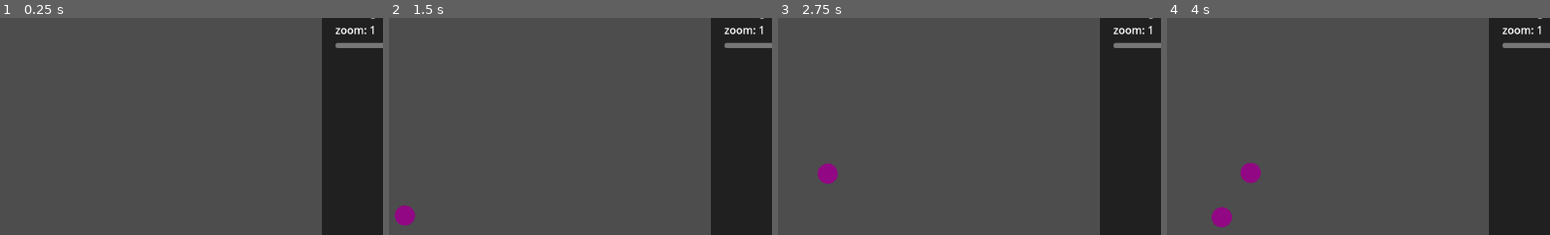
Above: before the commit, frames 1-4 (left to right).
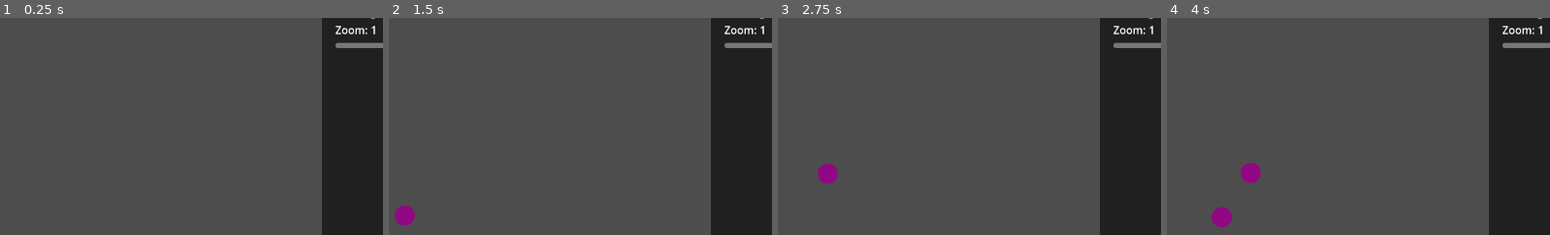
Above: after the commit, the same moments.

Repository: cuboktahedron/Juggor
Game: Godot game, scene res://scenes/game.tscn
The game is run twice, just before and just after one commit, with the same random seed, the same clock (stepped at 60 frames per second) and the same inputs.
Inputs:
- Up to frame 1 (0.25 s): no input
- Up to frame 2 (1.5 s): hold F (lh_right) 0.53-1.28 s; tap Z (lh_throw) at 0.6 s; hold D (lh_down) from 1.28 s (still down); tap X (rh_throw) at 1.35 s
- Up to frame 3 (2.75 s): release D (lh_down) at 2.03 s; hold F (lh_right) from 2.03 s (still down); tap Z (lh_throw) at 2.1 s
- Up to frame 4 (4 s): release F (lh_right) at 2.78 s; hold E (lh_up) 2.78-3.53 s; tap X (rh_throw) at 2.85 s; hold S (lh_left) from 3.53 s (still down); tap Z (lh_throw) at 3.6 s
The pictures show only the part of the screen within x 33-83%, y 21-71%; the shares and areas given below are measured in that part.

The runs differ from the first frame. In frame 1, 0.2% of the frame differs, in the area x 87-98%, y 3-8%; in frame 2, 0.2%; in frame 3, 0.2%; in frame 4, 0.2%.

Commit message:
Support synchronous throw

Diff:
--- a/scenes/game.tscn
+++ b/scenes/game.tscn
@@ -87,6 +87,80 @@
 text = "Zoom: 1"
 
 [node name="HSlider" type="HSlider" parent="ControlLayer/ControlPanel/Margin/VBox/Zoom"]
+layout_mode = 2
+min_value = 0.01
+max_value = 1.0
+step = 0.01
+value = 1.0
+
+[node name="ControlPanel2" type="Panel" parent="ControlLayer"]
+custom_minimum_size = Vector2(300, 0)
+anchors_preset = 15
+anchor_right = 1.0
+anchor_bottom = 1.0
+offset_left = 852.0
+offset_top = 32.0
+offset_bottom = 4.0
+grow_horizontal = 2
+grow_vertical = 2
+theme_override_styles/panel = SubResource("StyleBoxFlat_3k44b")
+script = ExtResource("2_dytvp")
+
+[node name="Margin" type="MarginContainer" parent="ControlLayer/ControlPanel2"]
+layout_mode = 1
+anchors_preset = 15
+anchor_right = 1.0
+anchor_bottom = 1.0
+grow_horizontal = 2
+grow_vertical = 2
+size_flags_vertical = 4
+theme_override_constants/margin_left = 20
+theme_override_constants/margin_top = 20
+theme_override_constants/margin_right = 20
+theme_override_constants/margin_bottom = 20
+
+[node name="VBox" type="VBoxContainer" parent="ControlLayer/ControlPanel2/Margin"]
+layout_mode = 2
+
+[node name="Gravity" type="VBoxContainer" parent="ControlLayer/ControlPanel2/Margin/VBox"]
+layout_mode = 2
+size_flags_vertical = 0
+
+[node name="Label" type="Label" parent="ControlLayer/ControlPanel2/Margin/VBox/Gravity"]
+layout_mode = 2
+text = "Gravity: 1"
+
+[node name="HSlider" type="HSlider" parent="ControlLayer/ControlPanel2/Margin/VBox/Gravity"]
+layout_mode = 2
+min_value = 0.25
+max_value = 4.0
+step = 0.25
+value = 1.0
+
+[node name="Time" type="VBoxContainer" parent="ControlLayer/ControlPanel2/Margin/VBox"]
+layout_mode = 2
+size_flags_vertical = 0
+
+[node name="Label" type="Label" parent="ControlLayer/ControlPanel2/Margin/VBox/Time"]
+layout_mode = 2
+text = "Time: 1"
+
+[node name="HSlider" type="HSlider" parent="ControlLayer/ControlPanel2/Margin/VBox/Time"]
+layout_mode = 2
+min_value = 0.25
+max_value = 4.0
+step = 0.25
+value = 1.0
+
+[node name="Zoom" type="VBoxContainer" parent="ControlLayer/ControlPanel2/Margin/VBox"]
+layout_mode = 2
+size_flags_vertical = 0
+
+[node name="Label" type="Label" parent="ControlLayer/ControlPanel2/Margin/VBox/Zoom"]
+layout_mode = 2
+text = "Zoom: 1"
+
+[node name="HSlider" type="HSlider" parent="ControlLayer/ControlPanel2/Margin/VBox/Zoom"]
 layout_mode = 2
 min_value = 0.01
 max_value = 1.0
@@ -216,6 +290,12 @@
 [connection signal="value_changed" from="ControlLayer/ControlPanel/Margin/VBox/Gravity/HSlider" to="ControlLayer/ControlPanel" method="_on_gravity_changed"]
 [connection signal="value_changed" from="ControlLayer/ControlPanel/Margin/VBox/Time/HSlider" to="ControlLayer/ControlPanel" method="_on_time_changed"]
 [connection signal="value_changed" from="ControlLayer/ControlPanel/Margin/VBox/Zoom/HSlider" to="ControlLayer/ControlPanel" method="_on_zoom_changed"]
+[connection signal="gravity_changed" from="ControlLayer/ControlPanel2" to="." method="_on_control_panel_gravity_changed"]
+[connection signal="time_changed" from="ControlLayer/ControlPanel2" to="." method="_on_control_panel_time_changed"]
+[connection signal="zoom_changed" from="ControlLayer/ControlPanel2" to="." method="_on_control_panel_zoom_changed"]
+[connection signal="value_changed" from="ControlLayer/ControlPanel2/Margin/VBox/Gravity/HSlider" to="ControlLayer/ControlPanel2" method="_on_gravity_changed"]
+[connection signal="value_changed" from="ControlLayer/ControlPanel2/Margin/VBox/Time/HSlider" to="ControlLayer/ControlPanel2" method="_on_time_changed"]
+[connection signal="value_changed" from="ControlLayer/ControlPanel2/Margin/VBox/Zoom/HSlider" to="ControlLayer/ControlPanel2" method="_on_zoom_changed"]
 [connection signal="id_pressed" from="ControlLayer/MenuBackground/MenuBar/File" to="ControlLayer/MenuBackground/MenuBar/File" method="_on_id_pressed"]
 [connection signal="change_pattern" from="ControlLayer/MenuBackground/MenuBar/Patterns" to="." method="_on_patterns_change_pattern"]
 [connection signal="change_pattern_toggled" from="ControlLayer/MenuBackground/MenuBar/Patterns" to="ControlLayer/ChangePatternForm" method="_on_patterns_change_pattern_toggled"]
--- a/scripts/change_pattern_form.gd
+++ b/scripts/change_pattern_form.gd
@@ -16,7 +16,7 @@
 
 func _submit(_siteswap: String):
 	var sp := SiteswapPattern.parse(_siteswap)
-	if sp.is_valid():
+	if sp != null and sp.is_valid():
 		change_pattern.emit(sp)
 		_hide_form()
 	else:
--- a/scripts/play_field.gd
+++ b/scripts/play_field.gd
@@ -165,14 +165,11 @@
 
 
 func _calculate_zoom(sp: SiteswapPattern):
-	var max_pattern = 0
-	for pattern in sp.patterns:
-		max_pattern = max(max_pattern, pattern.height)
-
-	if max_pattern <= 2:
+	var max_height = sp.max_height()
+	if max_height <= 2:
 		return 1
 
-	var base_time = max_pattern - 0.5
+	var base_time = max_height - 0.5
 	var actual_time = base_time * env.tempo
 	var v0 = (-0.5 * env.gravity * actual_time ** 2) / actual_time
 	var t_hmax = -v0 / env.gravity
--- /dev/null
+++ b/scripts/siteswap/siteswap_factor.gd
@@ -0,0 +1,23 @@
+class_name SiteswapFactor
+
+var _ss_height: SiteswapHeight
+
+var height:
+	get: return _ss_height.height
+
+
+func _init(height: SiteswapHeight):
+	_ss_height = height
+
+
+static func parse(context: SiteswapParseContext) -> SiteswapFactor:
+	var c = context.peek()
+
+	var height = SiteswapHeight.parse(context)
+	if height == null:
+		return null
+	return SiteswapFactor.new(height)
+
+
+func label():
+	return _ss_height.label()
--- /dev/null
+++ b/scripts/siteswap/siteswap_height.gd
@@ -0,0 +1,30 @@
+class_name SiteswapHeight
+
+var height: int
+
+
+func _init(height: int):
+	self.height = height
+
+
+static func parse(context: SiteswapParseContext) -> SiteswapHeight:
+	var c = context.peek()
+
+	var height := 0
+
+	if ("A" <= c and c <= "Z"):
+		height = c.unicode_at(0) - "A".unicode_at(0) + 10
+	elif "0" <= c and c <= "9":
+		height = c.unicode_at(0) - "0".unicode_at(0)
+	else:
+		return null
+
+	context.next()
+	return SiteswapHeight.new(height)
+
+
+func label() -> String:
+	if height <= 9:
+		return str(height)
+	else:
+		return String.chr("A".unicode_at(0) + height - 10)
--- /dev/null
+++ b/scripts/siteswap/siteswap_parse_context.gd
@@ -0,0 +1,27 @@
+class_name SiteswapParseContext
+
+var _siteswap: String
+var _current := 0
+
+func _init(siteswap: String):
+	self._siteswap = siteswap.replace(" ", "")
+
+
+func peek() -> String:
+	if is_eoc():
+		return ""
+
+	return _siteswap[_current]
+
+
+func next() -> String:
+	if is_eoc():
+		return ""
+
+	var ret = _siteswap[_current]
+	_current += 1
+	return ret
+
+
+func is_eoc() -> bool:
+	return _current >= _siteswap.length()
--- /dev/null
+++ b/scripts/siteswap/siteswap_pattern.gd
@@ -0,0 +1,136 @@
+class_name SiteswapPattern
+
+var patterns := []
+var is_sync: bool
+
+# <pattern>      ::= <factor>+ | <sync_factor>+
+# <factor>       ::= <height> | "[" <height>+ "]"
+# <height>       ::= "0".."9" | "A".."z"
+# <sync_factor>> ::= "(" <sync_factor_factor> "," <sync_factor_factor ")"
+# <sync_factor_factor>
+#                ::= <sync_height>x? | "[" (<sync_height>x?)+ "]"
+# <sync_height>  ::= "2" | "4" .."8" | "A" | "C" .. "Y"
+
+func _init(patterns: Array, is_sync: bool):
+	self.patterns = patterns
+	self.is_sync = is_sync
+
+
+static func parse(siteswap: String) -> SiteswapPattern:
+	var context = SiteswapParseContext.new(siteswap)
+	if context.is_eoc():
+		return null
+
+	var is_sync := context.peek() == "("
+	var patterns := []
+	while !context.is_eoc():
+		if is_sync:
+			var factor := SiteswapSyncFactor.parse(context)
+			if factor == null:
+				return null
+			else:
+				patterns.push_back(factor)
+		else:
+			var factor := SiteswapFactor.parse(context)
+			if factor == null:
+				return null
+			else:
+				patterns.push_back(factor)
+
+	return SiteswapPattern.new(patterns, is_sync)
+
+
+func is_valid() -> bool:
+	if patterns.is_empty():
+		return false
+
+	if is_sync:
+		return _is_valid_sync()
+	else:
+		return _is_valid_async()
+
+
+func ball_num() -> int:
+	if !is_valid():
+		return 0
+
+	if is_sync:
+		return _ball_num_sync()
+	else:
+		return _ball_num_async()
+
+
+func label() -> String:
+	return "".join(patterns.map(func(pattern): return pattern.label()))
+
+
+func max_height() -> int:
+	if !is_valid():
+		return 0
+
+	var temp_heights = []
+	if is_sync:
+		for pattern in patterns:
+			temp_heights.push_back(pattern.height1)
+			temp_heights.push_back(pattern.height2)
+	else:
+		temp_heights = patterns.map(func(x): return x.height)
+
+	return temp_heights.max()
+
+
+func _is_valid_sync() -> bool:
+	var sum = 0
+	var temp_heights = []
+	for pattern in patterns:
+		sum += pattern.height1
+		sum += pattern.height2
+		temp_heights.push_back(pattern.height1)
+		temp_heights.push_back(pattern.height2)
+
+	if sum % (patterns.size() * 2) != 0:
+		return false
+
+	var size = temp_heights.size()
+	for i in range(0, size):
+		for j in  range(i + 1, size):
+			var a = (temp_heights[i] + i) % size
+			var b = (temp_heights[j] + j) % size
+			if a == b:
+				return false
+
+	return true
+
+
+func _ball_num_sync() -> int:
+	var sum = 0
+	for pattern in patterns:
+		sum += pattern.height1
+		sum += pattern.height2
+	return sum / (patterns.size() * 2)
+
+
+func _is_valid_async() -> bool:
+	var sum = 0
+	for pattern in patterns:
+		sum += pattern.height
+
+	if sum % patterns.size() != 0:
+		return false
+
+	var size = patterns.size()
+	for i in range(0, size):
+		for j in  range(i + 1, size):
+			var a = (patterns[i].height + i) % size
+			var b = (patterns[j].height + j) % size
+			if a == b:
+				return false
+
+	return true
+
+
+func _ball_num_async() -> int:
+	var sum = 0
+	for pattern in patterns:
+		sum += pattern.height
+	return sum / patterns.size()
--- /dev/null
+++ b/scripts/siteswap/siteswap_sync_factor.gd
@@ -0,0 +1,55 @@
+class_name SiteswapSyncFactor
+
+var _ss_height1: SiteswapSyncHeight
+var _ss_height2: SiteswapSyncHeight
+var is_cross1: bool
+var is_cross2: bool
+
+
+var height1:
+	get: return _ss_height1.height
+var height2:
+	get: return _ss_height2.height
+
+func _init(
+	height1: SiteswapSyncHeight,
+	is_cross1: bool,
+	height2: SiteswapSyncHeight,
+	is_cross2: bool):
+	self._ss_height1 = height1
+	self.is_cross1 = is_cross1
+	self._ss_height2 = height2
+	self.is_cross2 = is_cross2
+
+
+static func parse(context: SiteswapParseContext) -> SiteswapSyncFactor:
+	var c = context.peek()
+
+	if c == "(":
+		context.next()
+
+		var height1 = SiteswapSyncHeight.parse(context)
+		if height1 == null:
+			return null
+
+		if context.next() != ",":
+			return null
+
+		var height2 = SiteswapSyncHeight.parse(context)
+		if height2 == null:
+			return null
+
+		if context.next() != ")":
+			return  null
+
+		return SiteswapSyncFactor.new(
+			height1,
+			false,
+			height2,
+			false)
+	else:
+		return null
+
+
+func label():
+	return "(%s, %s)" % [_ss_height1.label(), _ss_height2.label()]
--- /dev/null
+++ b/scripts/siteswap/siteswap_sync_height.gd
@@ -0,0 +1,33 @@
+class_name SiteswapSyncHeight
+
+var height: int
+
+
+func _init(height: int):
+	self.height = height
+
+
+static func parse(context: SiteswapParseContext) -> SiteswapSyncHeight:
+	var c = context.peek()
+
+	var height := 0
+
+	if ("A" <= c and c <= "Z"):
+		height = c.unicode_at(0) - "A".unicode_at(0) + 10
+	elif "0" <= c and c <= "9":
+		height = c.unicode_at(0) - "0".unicode_at(0)
+	else:
+		return null
+
+	if height % 2 != 0:
+		return null
+
+	context.next()
+	return SiteswapSyncHeight.new(height)
+
+
+func label() -> String:
+	if height <= 9:
+		return str(height)
+	else:
+		return String.chr("A".unicode_at(0) + height - 10)
--- /dev/null
+++ b/scripts/siteswap/throw_data.gd
@@ -0,0 +1,9 @@
+class_name ThrowData
+
+var height: int
+var is_cross: bool
+
+
+func _init(height: int, is_cross: bool):
+	self.height = height
+	self.is_cross = is_cross
--- a/scripts/siteswap_factor.gd
+++ /dev/null
@@ -1,28 +0,0 @@
-class_name SiteswapFactor
-extends Node
-
-var pattern: String
-var height: int
-
-
-func _init(height: int):
-	self.height = height
-
-
-static func parse(context: String) -> SiteswapFactor:
-	var height := 0
-	if ("A" <= context and context <= "Z"):
-		height = context.unicode_at(0) - "A".unicode_at(0) + 10
-	elif "0" <= context and context <= "9":
-		height = context.unicode_at(0) - "0".unicode_at(0)
-	else:
-		return null
-
-	return SiteswapFactor.new(height)
-
-
-func label():
-	if height <= 9:
-		return str(height)
-	else:
-		return String.chr("A".unicode_at(0) + height - 10)
--- a/scripts/siteswap_pattern.gd
+++ /dev/null
@@ -1,62 +0,0 @@
-class_name SiteswapPattern
-extends Node
-
-var patterns := []
-
-# <pattern> ::= <factor>+
-# <factor>  ::= <term> | "(" <term>x? "," <term>x? ")"
-# <term>    ::= "0".."9" | "a".."z" | "A".."z"
-
-func _init(patterns: Array):
-	self.patterns = patterns
-
-
-static func parse(context: String) -> SiteswapPattern:
-	context = context.replace(" ", "").to_upper()
-
-	var patterns = []
-	for pattern in context.split(""):
-		if ("A" <= pattern and pattern <= "Z") or \
-			("0" <= pattern and pattern <= "9"):
-
-			patterns.push_back(SiteswapFactor.parse(pattern))
-		else:
-			return null
-
-	return SiteswapPattern.new(patterns)
-
-
-func is_valid() -> bool:
-	if patterns.is_empty():
-		return false
-
-	var sum = 0
-	for pattern in patterns:
-		sum += pattern.height
-
-	if sum % patterns.size() != 0:
-		return false
-
-	var size = patterns.size()
-	for i in range(0, size):
-		for j in  range(i + 1, size):
-			var a = (patterns[i].height + i) % size
-			var b = (patterns[j].height + j) % size
-			if a == b:
-				return false
-
-	return true
-
-
-func ball_num() -> int:
-	if !is_valid():
-		return 0
-
-	var sum = 0
-	for pattern in patterns:
-		sum += pattern.height
-	return sum / patterns.size()
-
-
-func label() -> String:
-	return "".join(patterns.map(func(pattern): return pattern.label()))
--- a/scripts/siteswap_txt.gd
+++ b/scripts/siteswap_txt.gd
@@ -11,12 +11,13 @@
 
 
 func _on_text_changed(new_text: String):
-	if _allowRegEx.search(new_text) == null:
-		var prev_caret_coumn = caret_column
-		text = _prev_text
-		caret_column = prev_caret_coumn - 1
-	else:
-		var prev_caret_column = caret_column
-		text = new_text.to_upper()
-		caret_column = prev_caret_column
-		_prev_text = text
+	pass
+#	if _allowRegEx.search(new_text) == null:
+#		var prev_caret_coumn = caret_column
+#		text = _prev_text
+#		caret_column = prev_caret_coumn - 1
+#	else:
+#		var prev_caret_column = caret_column
+#		text = new_text.to_upper()
+#		caret_column = prev_caret_column
+#		_prev_text = text
--- a/test/unit/test_siteswap_pattern.gd
+++ b/test/unit/siteswap/test_siteswap_pattern.gd
@@ -5,21 +5,24 @@
 	assert_true(SiteswapPattern.parse("0").is_valid())
 	assert_true(SiteswapPattern.parse("3").is_valid())
 	assert_true(SiteswapPattern.parse("Z").is_valid())
-	assert_true(SiteswapPattern.parse("a").is_valid())
-	assert_true(SiteswapPattern.parse("Z").is_valid())
 	assert_true(SiteswapPattern.parse("345").is_valid())
 	assert_true(SiteswapPattern.parse(" 3 4 5 ").is_valid())
-	assert_true(SiteswapPattern.parse("123456789abcdefghijklmnopqrstuvwxyz").is_valid())
+	assert_true(SiteswapPattern.parse("123456789ABCDEFGHIJKLMNOPQRSTUVWXYZ").is_valid())
+	assert_true(SiteswapPattern.parse("(2, 4)").is_valid())
+	assert_true(SiteswapPattern.parse("(2, 4)(2, 4)").is_valid())
 
 
 func test_parse_returns_null_if_parse_failed():
 	assert_null(SiteswapPattern.parse("$"))
+	assert_null(SiteswapPattern.parse("a"))
+	assert_null(SiteswapPattern.parse("(3, 3)"))
 
 
 func test_is_valid_returns_false_if_pattern_is_invalid():
 	assert_false(SiteswapPattern.parse("223").is_valid())
 	assert_false(SiteswapPattern.parse("54321").is_valid())
-	assert_false(SiteswapPattern.parse("123456789abcdefghijklmnopqrstuvwxy").is_valid())
+	assert_false(SiteswapPattern.parse("123456789ABCDEFGHIJKLMNOPQRSTUVWXY").is_valid())
+	assert_false(SiteswapPattern.parse("(2, 4)(4, 2)").is_valid())
 
 
 func test_ball_num_returns_ball_num_of_pattern_if_pattern_is_valid():
@@ -27,13 +30,25 @@
 	assert_eq(SiteswapPattern.parse("3").ball_num(), 3)
 	assert_eq(SiteswapPattern.parse("Z").ball_num(), 35)
 	assert_eq(SiteswapPattern.parse("345").ball_num(), 4)
+	assert_eq(SiteswapPattern.parse("(2, 4)").ball_num(), 3)
 
 
 func test_ball_num_returns_0_if_pattern_is_invalid():
 	assert_eq(SiteswapPattern.parse("223").ball_num(), 0)
 	assert_eq(SiteswapPattern.parse("54321").ball_num(), 0)
-	assert_eq(SiteswapPattern.parse("123456789abcdefghijklmnopqrstuvwxy").ball_num(), 0)
+	assert_eq(SiteswapPattern.parse("123456789ABCDEFGHIJKLMNOPQRSTUVWXY").ball_num(), 0)
+	assert_eq(SiteswapPattern.parse("(2, 4)(4, 2)").ball_num(), 0)
 
 
 func test_label_returns_label_of_siteswap():
-	assert_eq(SiteswapPattern.parse("9aB").label(), "9AB")
+	assert_eq(SiteswapPattern.parse("9AB").label(), "9AB")
+
+
+func test_max_height_returns_max_height_of_pattern_if_pattern_is_valid():
+	assert_eq(SiteswapPattern.parse("12345").max_height(), 5)
+	assert_eq(SiteswapPattern.parse("(2, 4)").max_height(), 4)
+
+
+func test_max_height_returns_0_if_pattern_is_invalid():
+	assert_eq(SiteswapPattern.parse("223").max_height(), 0)
+	assert_eq(SiteswapPattern.parse("(2, 4)(4, 2)").max_height(), 0)
Not shown, changed: .gut_editor_config.json
